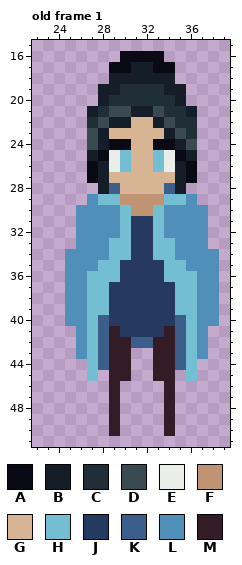
Two versions of one pixel-art file, DavisGGJ2023/Assets/ArtDev/Sprites/Protag/ProtagPlaceholder.aseprite. The first picture shows the starting point.
48x48 pixels, 1 frame. Shown: old frame 1: x 22..39, y 15..51. The old version is drawn lined up with the new one, on the new canvas. The commit also changed other frames, which this record leaves out.
Visible layers, top first: "facialfeature", "hair", "head", "cloak", "torso", "legs".
Palette (. is transparent): A #090a14  B #151d28  C #202e37  D #394a50  E #ebede9  F #c09473  G #d7b594  H #73bed3  J #253a5e  K #3c5e8b  L #4f8fba  M #341c27
Pixels before, old frame 1, first column x 25:
16 .....AAAA.....
17 ....AABBAA....
18 ....BBBBBB....
19 ...BBCCCCBB...
20 ...BCCCCCCB...
21 ..BCDDBBDCCB..
22 ..CDBBGGBDCC..
23 ..DBGGGGGBDC..
24 ..DBAAGGAABD..
25 ..BAEHGGHEAB..
26 ..ABEHGGHEBA..
27 ..ABGGGGGGBA..
28 ...BKGGGGKB...
29 ..LHHFFFFHHL..
30 .LLLLHFFHLLLL.
31 .LLLLHJJHLLLL.
32 .LLLLHJJHLLLL.
33 .LLLHHJJHHLLL.
34 LLLLHHJJHHLLLL
35 LLLHHJJJJHHLLL
36 LLHHHJJJJHHHLL
37 LLHHJJJJJJHHLL
38 LLHHJJJJJJHHLL
39 LLHHJJJJJJHHLL
40 LLHKJJJJJJKHLL
41 .LHKMJJJJMKHL.
42 .LHKMMKKMMKHL.
43 .LHKMM..MMKHL.
44 ..HKMM..MMKH..
45 ..H.MM..MM.H..
46 ....M....M....
47 ....M....M....
48 ....M....M....
49 ....M....M....
50 ....M....M....
The result:
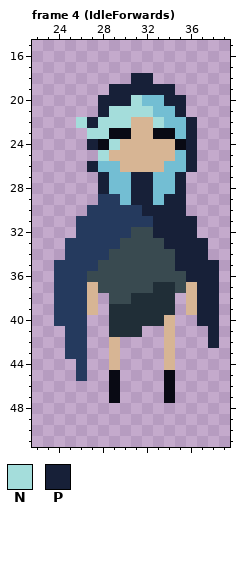
Colours new in this view: N #a4dddb  P #172038
A new or re-ordered frame is compared with the old frame closest to it.
Edits made:
canvas 48x48 -> 64x64, the old top-left corner now at 8,10
frames 1 -> 7
Changed rows in their new state; - is an unchanged pixel.
Frame 4 (IdleForwards) is new; against old frame 1:
first column x 24:
16 ------....-----
17 -----......----
18 -----..PP..----
19 ----.PPPPPP.---
20 ----PPPNHHPP---
21 ---.PNNNNHHP.--
22 --NPNNN--NHHP--
23 ---NNAA--AAHP--
24 ---PANG--GGAP--
25 ---.NGG--GGHP--
26 ---PHHG--GHHP--
27 ---.PHHPPHHP.--
28 ----PHHPPHHP---
29 ---.JJHPPHPP.--
30 --.JJJJJPPPP..-
31 --JJJJJ--PPPP.-
32 --JJJJJDDPPPP.-
33 -JJJJJDDDDPPPP-
34 -JJJJDDDDDDPPP.
35 JJJJDDDDDDDPPPP
36 JJJDDDDDDDDDPPP
37 JJJGDDDDDCCDGPP
38 JJJG.DDCCCC.GPP
39 JJJG.CCCCCC.GPP
40 JJJ..CCCCCG..PP
41 -JJ..CCC..G...P
42 -JJ..G....G...P
43 -JJ..G.--.G...-
44 --J..G.--.G..--
45 --J.-A.--.A-.--
46 -----A----A----
47 -----A----A----
48 -----.----.----
49 -----.----.----
50 -----.----.----
